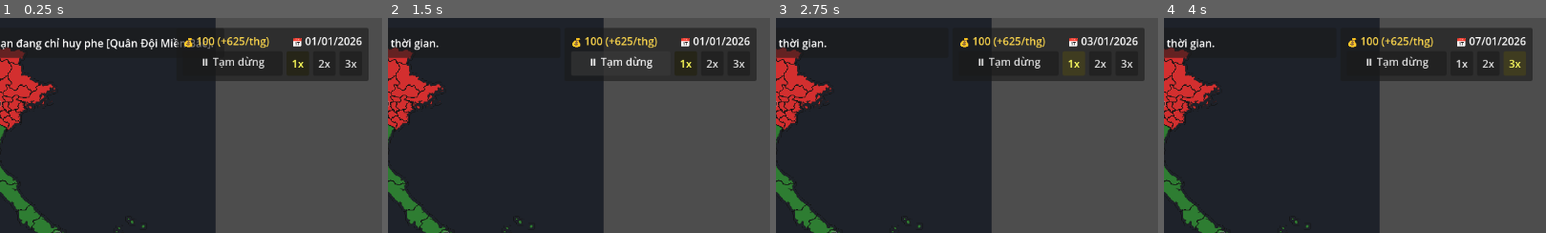
Above: before the commit, frames 1-4 (left to right).
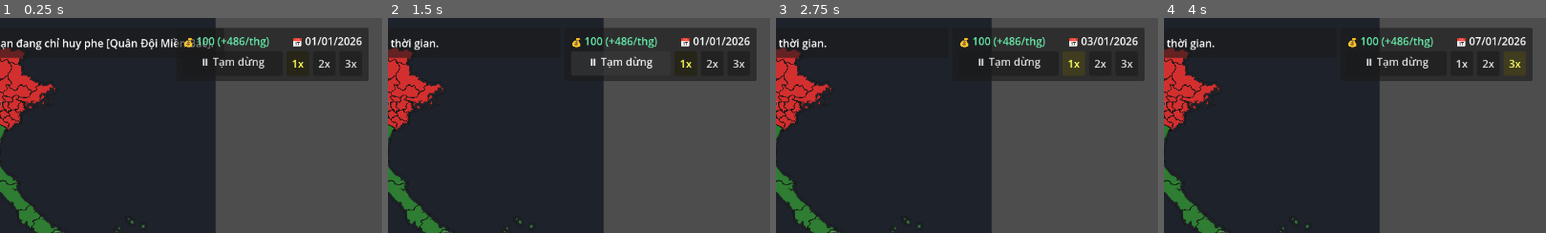
Above: after the commit, the same moments.

Repository: huytrinh975-ui/HHH
Game: Godot game, scene res://main.tscn
Two runs of this game, one before a commit and one after it. Both use one fixed random seed, a clock stepped at 60 frames per second and the inputs below. This scene is started directly instead of the project's main scene.
Inputs:
- Up to frame 1 (0.25 s): no input
- Up to frame 2 (1.5 s): click "⏸ Tạm dừng" at 0.5 s; click "▶ Tiếp tục" at 1.25 s
- Up to frame 3 (2.75 s): click "1x" at 2 s
- Up to frame 4 (4 s): click "2x" at 2.75 s; click "3x" at 3.5 s
The pictures show only the part of the screen within x 50-100%, y 0-50%; the shares and areas given below are measured in that part.

The runs differ from the first frame. In frame 1, 0.4% of the frame differs, in the area x 51-71%, y 8-14%; in frame 2, 0.4%; in frame 3, 0.4%; in frame 4, 0.4%.

Commit message:
Update realistic monthly economy: base 10 gold + 1/100k labor income, 0.1 gold/troop upkeep, green/red gold label, and province income UI

Diff:
--- a/FactionSelect.tscn
+++ b/FactionSelect.tscn
@@ -84,7 +84,7 @@
 anchor_top = 1.0
 anchor_bottom = 1.0
 offset_left = 20.0
-offset_top = -285.0
+offset_top = -305.0
 offset_right = 330.0
 offset_bottom = -20.0
 grow_vertical = 0
@@ -134,6 +134,12 @@
 theme_override_font_sizes/font_size = 11
 text = "Nam độ tuổi lao động (15-64): --"
 
+[node name="IncomeLabel" type="Label" parent="UI/ProvincePanel/VBoxContainer"]
+layout_mode = 2
+theme_override_colors/font_color = Color(1, 0.85, 0.3, 1)
+theme_override_font_sizes/font_size = 11
+text = "Thu nhập: +0 đồng/tháng"
+
 [node name="TroopsLabel" type="Label" parent="UI/ProvincePanel/VBoxContainer"]
 layout_mode = 2
 text = "Quân khởi đầu: --"
--- a/faction_select.gd
+++ b/faction_select.gd
@@ -9,6 +9,7 @@
 @onready var population_label: Label = $UI/ProvincePanel/VBoxContainer/PopulationLabel
 @onready var demographics_label: Label = $UI/ProvincePanel/VBoxContainer/DemographicsLabel
 @onready var manpower_label: Label = $UI/ProvincePanel/VBoxContainer/ManpowerLabel
+@onready var income_label: Label = $UI/ProvincePanel/VBoxContainer/IncomeLabel
 @onready var start_button: Button = $UI/ProvincePanel/VBoxContainer/StartButton
 @onready var mode_label: Label = $UI/HeaderPanel/MarginContainer/VBoxContainer/ModeLabel
 @onready var back_button: Button = $UI/BackButton
@@ -286,6 +287,17 @@
 		if manpower_label:
 			manpower_label.text = "  • Nam độ tuổi lao động (15-64): %s" % format_number(m_work)
 
+		var total_working = 0
+		if prov.has("demographics"):
+			var d = prov["demographics"]
+			if d.has("male"):
+				total_working += int(d["male"].get("working_age", 0))
+			if d.has("female"):
+				total_working += int(d["female"].get("working_age", 0))
+		var prov_income = 10 + int(total_working / 100000)
+		if income_label:
+			income_label.text = "💰 Thu nhập: +%s đồng/tháng" % format_number(prov_income)
+
 		troops_label.text = "⚔️ Quân khởi đầu: " + format_number(int(prov.get("troops", 0)))
 		start_button.text = "⚔️ VÀO TRẬN (LÃNH ĐẠO " + str(prov.get("faction")) + ")"
 		province_panel.visible = true
--- a/main.gd
+++ b/main.gd
@@ -12,6 +12,7 @@
 @onready var population_label: Label = $UI/ProvincePanel/VBoxContainer/PopulationLabel
 @onready var demographics_label: Label = $UI/ProvincePanel/VBoxContainer/DemographicsLabel
 @onready var manpower_label: Label = $UI/ProvincePanel/VBoxContainer/ManpowerLabel
+@onready var income_label: Label = $UI/ProvincePanel/VBoxContainer/IncomeLabel
 @onready var troops_label: Label = $UI/ProvincePanel/VBoxContainer/TroopsLabel
 @onready var recruit_button: Button = $UI/ProvincePanel/VBoxContainer/RecruitButton
 @onready var recruit_container: VBoxContainer = $UI/ProvincePanel/VBoxContainer/RecruitContainer
@@ -91,8 +92,9 @@
 # Kinh tế: Tiền vàng
 var player_gold: int = 100
 const COST_PER_TROOP: int = 2          # Chi phí mỗi lính = 2 Vàng
+const BASE_INCOME_PER_PROVINCE: int = 10 # Thuế cơ bản = 10 đồng/tỉnh/tháng
+const UPKEEP_PER_TROOP: float = 0.1    # Chi phí duy trì quân đội = 0.1 đồng/lính/tháng
 const RECRUIT_COST: int = 20           # Chi phí cũ (+10 lính)
-const INCOME_PER_PROVINCE: int = 25    # Thuế thu về mỗi tỉnh vào ngày đầu tháng
 
 # Trạng thái di chuyển quân & Double-click
 var is_move_mode: bool = false
@@ -355,14 +357,65 @@
 
 	update_date_display()
 
+func get_working_age_population(prov: Dictionary) -> int:
+	var total_working = 0
+	if prov.has("demographics"):
+		var demo = prov["demographics"]
+		if demo.has("male"):
+			total_working += int(demo["male"].get("working_age", 0))
+		if demo.has("female"):
+			total_working += int(demo["female"].get("working_age", 0))
+	return total_working
+
+func get_province_income(prov: Dictionary) -> int:
+	var total_working_age = get_working_age_population(prov)
+	var labor_income = int(total_working_age / 100000)
+	return BASE_INCOME_PER_PROVINCE + labor_income
+
+func get_total_player_troops() -> int:
+	var total = 0
+	for prov in provinces_data:
+		if can_recruit(prov):
+			total += int(prov.get("troops", 0))
+	for army in active_armies:
+		if army.get("faction") == player_faction:
+			total += int(army.get("troops", 0))
+	return total
+
+func get_player_military_upkeep() -> int:
+	var total_troops = get_total_player_troops()
+	return int(total_troops * UPKEEP_PER_TROOP)
+
+func get_player_total_province_income() -> int:
+	var total = 0
+	for prov in provinces_data:
+		if can_recruit(prov):
+			total += get_province_income(prov)
+	return total
+
+func get_player_net_monthly_gold() -> int:
+	var total_prov_income = get_player_total_province_income()
+	var total_upkeep = get_player_military_upkeep()
+	return total_prov_income - total_upkeep
+
 func trigger_monthly_economy() -> void:
-	var owned_count = get_player_province_count()
-	var income = owned_count * INCOME_PER_PROVINCE
-	player_gold += income
+	var total_income = get_player_total_province_income()
+	var total_upkeep = get_player_military_upkeep()
+	var net_monthly_gold = total_income - total_upkeep
+	player_gold += net_monthly_gold
 	update_gold_display()
 
-	show_notification("💰 ĐẦU THÁNG %02d/%d: Thu thuế +%d vàng! Đã mở đợt tuyển quân mới cho các tỉnh." % [current_month, current_year, income])
-	print("Kinh te dau thang %02d/%d: Thu +%d vang (so tinh: %d, tong vang: %d)" % [current_month, current_year, income, owned_count, player_gold])
+	var sign_str = "+" if net_monthly_gold >= 0 else ""
+	show_notification("💰 ĐẦU THÁNG %02d/%d: Thuế +%s, Quân phí -%s (Thu ròng: %s%s Vàng)!" % [
+		current_month, current_year,
+		format_number(total_income),
+		format_number(total_upkeep),
+		sign_str,
+		format_number(net_monthly_gold)
+	])
+	print("Kinh te dau thang %02d/%d: Thue +%d, Upkeep -%d, Thu rong: %+d (Tong vang: %d)" % [
+		current_month, current_year, total_income, total_upkeep, net_monthly_gold, player_gold
+	])
 
 	if not selected_province.is_empty():
 		show_province_info(selected_province)
@@ -390,8 +443,11 @@
 
 func update_gold_display() -> void:
 	if gold_label:
-		var monthly_income = get_player_province_count() * INCOME_PER_PROVINCE
-		gold_label.text = "💰 %d (+%d/thg)" % [player_gold, monthly_income]
+		var net_gold = get_player_net_monthly_gold()
+		var sign_str = "+" if net_gold >= 0 else ""
+		gold_label.text = "💰 %s (%s%s/thg)" % [format_number(player_gold), sign_str, format_number(net_gold)]
+		var color = Color("#69f0ae") if net_gold >= 0 else Color("#ff5252")
+		gold_label.add_theme_color_override("font_color", color)
 
 func toggle_pause() -> void:
 	set_paused(not is_paused)
@@ -794,9 +850,9 @@
 	if not province_panel:
 		return
 	if (dispatch_container and dispatch_container.visible) or (recruit_container and recruit_container.visible):
-		province_panel.offset_top = -450.0
+		province_panel.offset_top = -475.0
 	else:
-		province_panel.offset_top = -290.0
+		province_panel.offset_top = -315.0
 
 func close_dispatch_container() -> void:
 	if dispatch_container:
@@ -954,6 +1010,10 @@
 			demographics_label.text = "  • Nam: %s | Nữ: %s" % [format_number(m_pop), format_number(f_pop)]
 		if manpower_label:
 			manpower_label.text = "  • Nam độ tuổi lao động (15-64): %s" % format_number(m_work)
+
+		var prov_income = get_province_income(prov)
+		if income_label:
+			income_label.text = "💰 Thu nhập: +%s đồng/tháng" % format_number(prov_income)
 
 		troops_label.text = "⚔️ Quân đồn trú: %s quân" % format_number(current_troops)
 
--- a/main.tscn
+++ b/main.tscn
@@ -43,7 +43,7 @@
 anchor_top = 1.0
 anchor_bottom = 1.0
 offset_left = 20.0
-offset_top = -290.0
+offset_top = -315.0
 offset_right = 330.0
 offset_bottom = -20.0
 grow_vertical = 0
@@ -93,6 +93,12 @@
 theme_override_font_sizes/font_size = 11
 text = "Nam độ tuổi lao động (15-64): --"
 
+[node name="IncomeLabel" type="Label" parent="UI/ProvincePanel/VBoxContainer" unique_id=198301004]
+layout_mode = 2
+theme_override_colors/font_color = Color(1, 0.85, 0.3, 1)
+theme_override_font_sizes/font_size = 11
+text = "Thu nhập: +0 đồng/tháng"
+
 [node name="TroopsLabel" type="Label" parent="UI/ProvincePanel/VBoxContainer" unique_id=1300955317]
 layout_mode = 2
 text = "Quân đội: --"
